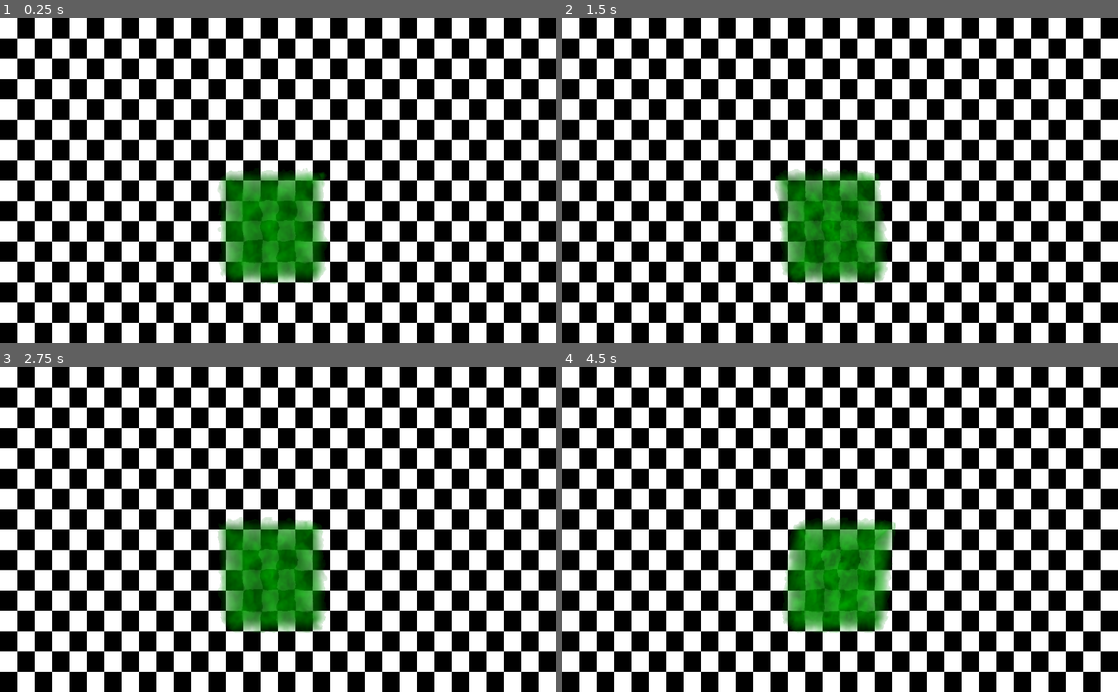
Above: before the commit, frames 1-4 (two rows, left to right).
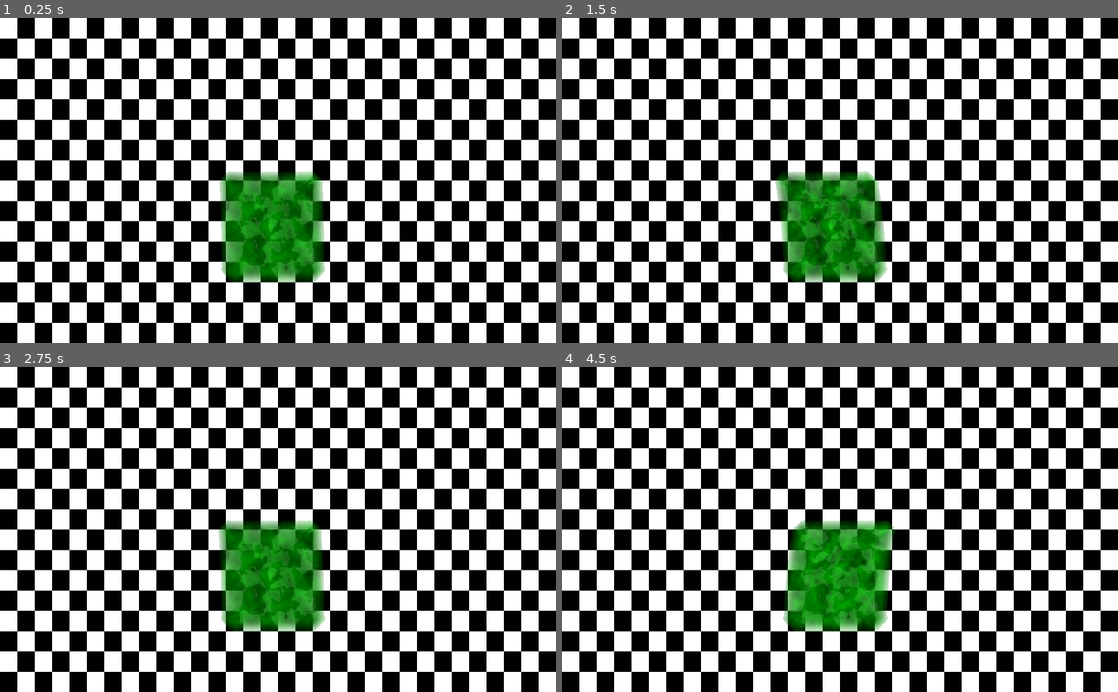
Above: after the commit, the same moments.

Repository: pplans/Godot-Resources
Game: Godot game, scene res://Main.tscn
Two runs of this game, one before a commit and one after it. Both use one fixed random seed, a clock stepped at 60 frames per second and the inputs below.
Inputs:
- Up to frame 1 (0.25 s): no input
- Up to frame 2 (1.5 s): hold D (ui_right) 0.53-1.28 s; hold Q (ui_left) from 1.28 s (still down)
- Up to frame 3 (2.75 s): release Q (ui_left) at 2.03 s; hold D (ui_right) from 2.03 s (still down)
- Up to frame 4 (4.5 s): release D (ui_right) at 3.53 s; hold Q (ui_left) from 3.53 s (still down)

The runs differ from the first frame. In frame 1, 0.9% of the frame differs, in the area x 39-59%, y 46-82%; in frame 2, 1.0%, in the area x 38-59%, y 46-82%; in frame 3, 1.0%; in frame 4, 0.9%.

Commit message:
Add gd script for slime that controls directionX

Diff:
--- a/Scenes/Main.gd
+++ b/Scenes/Main.gd
@@ -30,11 +30,13 @@
 # Declare member variables here. Examples:
 # var a = 2
 # var b = "text"
-var sunDir = Vector2(0.0, 1.0)
+var m_sunDir = Vector2(0.0, 1.0)
 export var fNightToDay: float
 export var bForceNightAndDay: bool
 
-var root = "BackgroundScenes/ViewportContainer/Viewport/Node2D/"
+var m_elapsedTime = 0.0;
+
+var m_root = "BackgroundScenes/ViewportContainer/Viewport/Node2D/"
 var m_playerRelatedPath = "CanvasLayerPlayer/"
 
 var m_player: Ship2D
@@ -42,28 +44,33 @@
 var m_water2: Water2D
 var m_clouds: Clouds2D
 var m_sky: Sky2D
+var m_slimeDemo: SlimeWithEffect
 
 # Called when the node enters the scene tree for the first time.
 func _ready():
-	m_player = get_node(root+m_playerRelatedPath+"Ship/Sprite") as Ship2D;
-	m_water1 = get_node(root+m_playerRelatedPath+"Ship/Sprite/Camera2D/Water/MeshInstance2D") as Water2D
-	m_water2 = get_node(root+m_playerRelatedPath+"Ship/Sprite/Camera2D/Water2/MeshInstance2D") as Water2D
-	m_clouds = get_node(root+"CanvasLayer/Clouds/ParallaxBackground/ParallaxLayer2/Clouds") as Clouds2D
-	m_sky = get_node(root+"CanvasLayer/TextureRect") as Sky2D
+	m_player = get_node(m_root+m_playerRelatedPath+"Ship/Sprite") as Ship2D;
+	m_water1 = get_node(m_root+m_playerRelatedPath+"Ship/Sprite/Camera2D/Water/MeshInstance2D") as Water2D
+	m_water2 = get_node(m_root+m_playerRelatedPath+"Ship/Sprite/Camera2D/Water2/MeshInstance2D") as Water2D
+	m_clouds = get_node(m_root+"CanvasLayer/Clouds/ParallaxBackground/ParallaxLayer2/Clouds") as Clouds2D
+	m_sky = get_node(m_root+"CanvasLayer/TextureRect") as Sky2D
+	m_slimeDemo = get_node("CanvasLayer/Node2D/Camera2D/Sprite") as SlimeWithEffect
 
 # Called every frame. 'delta' is the elapsed time since the previous frame.
 func _process(delta):
 	if bForceNightAndDay:
-		sunDir = Vector2(0.0, -1.0)
-		sunDir = sunDir.rotated(PI*fNightToDay)
+		m_sunDir = Vector2(0.0, -1.0)
+		m_sunDir = m_sunDir.rotated(PI*fNightToDay)
 	else:
-		sunDir = sunDir.rotated(delta)
+		m_sunDir = m_sunDir.rotated(delta)
 
-	m_sky.SetSunDir(sunDir)
-	m_clouds.SetSunDir(sunDir)
-	m_water1.SetSunDir(sunDir)
-	m_water2.SetSunDir(sunDir)
-	m_player.SetSunDir(sunDir)
+	m_sky.SetSunDir(m_sunDir)
+	m_clouds.SetSunDir(m_sunDir)
+	m_water1.SetSunDir(m_sunDir)
+	m_water2.SetSunDir(m_sunDir)
+	m_player.SetSunDir(m_sunDir)
 
 	m_water1.SetHorizontalPos(m_player.GetPos().x)
 	m_water2.SetHorizontalPos(m_player.GetPos().x)
+	m_elapsedTime += delta;
+	var sT = sin(m_elapsedTime);
+	m_slimeDemo.SetDirectionX(0.1*sT)
--- /dev/null
+++ b/Scenes/Slime/SlimeWithEffect.tres.gd
@@ -0,0 +1,16 @@
+class_name SlimeWithEffect
+extends Sprite
+
+var m_directionX: float
+
+# Called when the node enters the scene tree for the first time.
+func _ready():
+	m_directionX = 0.0
+
+# Called every frame. 'delta' is the elapsed time since the previous frame.
+#func _process(_delta):
+#	pass
+
+func SetDirectionX(dirX):
+	m_directionX = dirX
+	self.material.set_shader_param("uDirX", m_directionX)
--- a/Scenes/Slime/SlimeWithEffect.tscn
+++ b/Scenes/Slime/SlimeWithEffect.tscn
@@ -2,36 +2,20 @@
 
 [ext_resource path="res://Slime/slime.png" type="Texture" id=1]
 [ext_resource path="res://Slime/Slime_effect.shader" type="Shader" id=2]
+[ext_resource path="res://Slime/SlimeWithEffect.tres.gd" type="Script" id=3]
 
 [sub_resource type="ShaderMaterial" id=1]
 shader = ExtResource( 2 )
-shader_param/color = Color( 0, 1, 0, 1 )
-shader_param/slimeOffsetScaleX = 0.05
-shader_param/slimeOffsetScaleFreq = 16.0
-shader_param/deformScale = 0.01
-shader_param/sharpness = 0.8
-shader_param/flowPower = 0.7
+shader_param/uColor = Color( 0, 1, 0, 1 )
+shader_param/uScale = Vector2( 0.8, 1 )
+shader_param/uDirX = 0.0
+shader_param/uSlimeOffsetScaleX = 0.05
+shader_param/uSlimeOffsetScaleFreq = 16.0
+shader_param/uDeformScale = 0.04
+shader_param/uSharpness = 1.0
+shader_param/uFlowPower = 0.0
 
 [sub_resource type="GradientTexture" id=2]
-
-[sub_resource type="GDScript" id=3]
-script/source = "extends Sprite
-
-
-# Declare member variables here. Examples:
-# var a = 2
-# var b = \"text\"
-
-
-# Called when the node enters the scene tree for the first time.
-func _ready():
-	pass
-
-
-# Called every frame. 'delta' is the elapsed time since the previous frame.
-#func _process(delta):
-#	pass
-"
 
 [node name="Sprite" type="Sprite"]
 material = SubResource( 1 )
@@ -39,4 +23,4 @@
 scale = Vector2( 1.96875, 1.67188 )
 texture = ExtResource( 1 )
 normal_map = SubResource( 2 )
-script = SubResource( 3 )
+script = ExtResource( 3 )
--- a/Scenes/Slime/Slime_effect.shader
+++ b/Scenes/Slime/Slime_effect.shader
@@ -26,13 +26,14 @@
 shader_type canvas_item;
 render_mode unshaded;
 
-uniform vec4 color : hint_color = vec4(0., 1., 0., 1.);
-uniform vec2 scale = vec2(0.8, 1.);
-uniform float slimeOffsetScaleX = 0.05;
-uniform float slimeOffsetScaleFreq = 16.;
-uniform float deformScale = 0.04;
-uniform float sharpness = 1.;
-uniform float flowPower = 0.;
+uniform vec4 uColor : hint_color = vec4(0., 1., 0., 1.);
+uniform vec2 uScale = vec2(0.8, 1.);
+uniform float uDirX = 0.;
+uniform float uSlimeOffsetScaleX = 0.05;
+uniform float uSlimeOffsetScaleFreq = 16.;
+uniform float uDeformScale = 0.04;
+uniform float uSharpness = 1.;
+uniform float uFlowPower = 0.;
 
 float remap01(float x, float m_, float _m)
 {
@@ -74,18 +75,19 @@
     float blend_factor;
     vec2 ouv1, ouv2;
 	// first get first texture sample
-	float dirX = 0.;
-	dirX = .1*sin(TIME);
+	float dirX = uDirX;
+	if(dirX==0.)
+		dirX = .1*sin(TIME);
 	vec2 uv = UV;
-	uv = uv/scale-(1.-scale);
+	uv = uv/uScale-(1.-uScale);
 	uv = uv+vec2(clamp(dirX, -.1, .1)*(1.-UV.y)*(1.-UV.y), 0.);
 	vec4 slimeFix = texture(TEXTURE, uv);
 	vec4 slime = slimeFix;
 
-	if(flowPower>0.)
+	if(uFlowPower>0.)
 	{
-		flowmap(TIME, 2.*flowPower, flowPower, 0.,
-		    -1.+2.*slimeFix.rg, flowPower*0.8, vec2(flowPower*0.4),
+		flowmap(TIME, 2.*uFlowPower, uFlowPower, 0.,
+		    -1.+2.*slimeFix.rg, uFlowPower*0.8, vec2(uFlowPower*0.4),
 		    uv,
 		    blend_factor, ouv1, ouv2);
 
@@ -94,11 +96,11 @@
 	}
 
 	float depth = slime.a;
-	float alpha = pow(depth, mix(0.5, 0.2, sharpness));
+	float alpha = pow(depth, mix(0.5, 0.2, uSharpness));
 	float attenuation = depth;
-	vec4 backgroundColor = texture(NORMAL_TEXTURE, SCREEN_UV+attenuation*deformScale*(-1.+2.*slime.rg));
+	vec4 backgroundColor = texture(NORMAL_TEXTURE, SCREEN_UV+attenuation*uDeformScale*(-1.+2.*slime.rg));
 	float baseColor = mix(1.-slime.b, slime.b, 0.5*(1.+sin(TIME)));
-	COLOR = vec4(mix(mix(baseColor, slime.r, 0.5)*color.rgb, backgroundColor.rgb, mix(.2, .1, alpha)), color.a*alpha);
+	COLOR = vec4(mix(mix(baseColor, slime.r, 0.5)*uColor.rgb, backgroundColor.rgb, mix(.2, .1, alpha)), uColor.a*alpha);
 	//COLOR = vec4(attenuation>0.9?vec4(1., 0., 0., 1.):vec4(1.));
 	//COLOR = vec4(slimeOffsetScaleX);
 }
--- a/Scenes/project.godot
+++ b/Scenes/project.godot
@@ -24,6 +24,11 @@
 "language": "GDScript",
 "path": "res://Sky/Sky.gd"
 }, {
+"base": "Sprite",
+"class": "SlimeWithEffect",
+"language": "GDScript",
+"path": "res://Slime/SlimeWithEffect.tres.gd"
+}, {
 "base": "MeshInstance2D",
 "class": "Water2D",
 "language": "GDScript",
@@ -33,6 +38,7 @@
 "Clouds2D": "",
 "Ship2D": "",
 "Sky2D": "",
+"SlimeWithEffect": "",
 "Water2D": ""
 }
 
@@ -41,6 +47,10 @@
 config/name="Test"
 run/main_scene="res://Main.tscn"
 config/icon="res://icon.png"
+
+[debug]
+
+settings/fps/force_fps=60
 
 [display]
 
@@ -75,4 +85,6 @@
 
 [rendering]
 
+quality/intended_usage/framebuffer_allocation=0
+quality/intended_usage/framebuffer_allocation.mobile=0
 environment/default_environment="res://default_env.tres"
